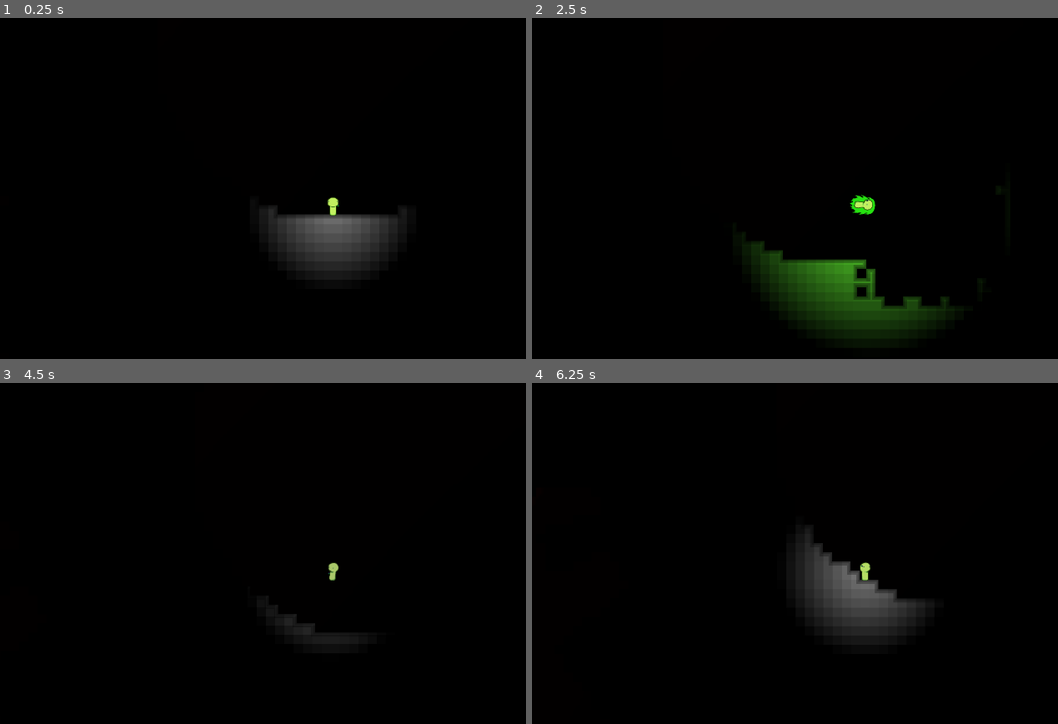
Above: before the commit, frames 1-4 (two rows, left to right).
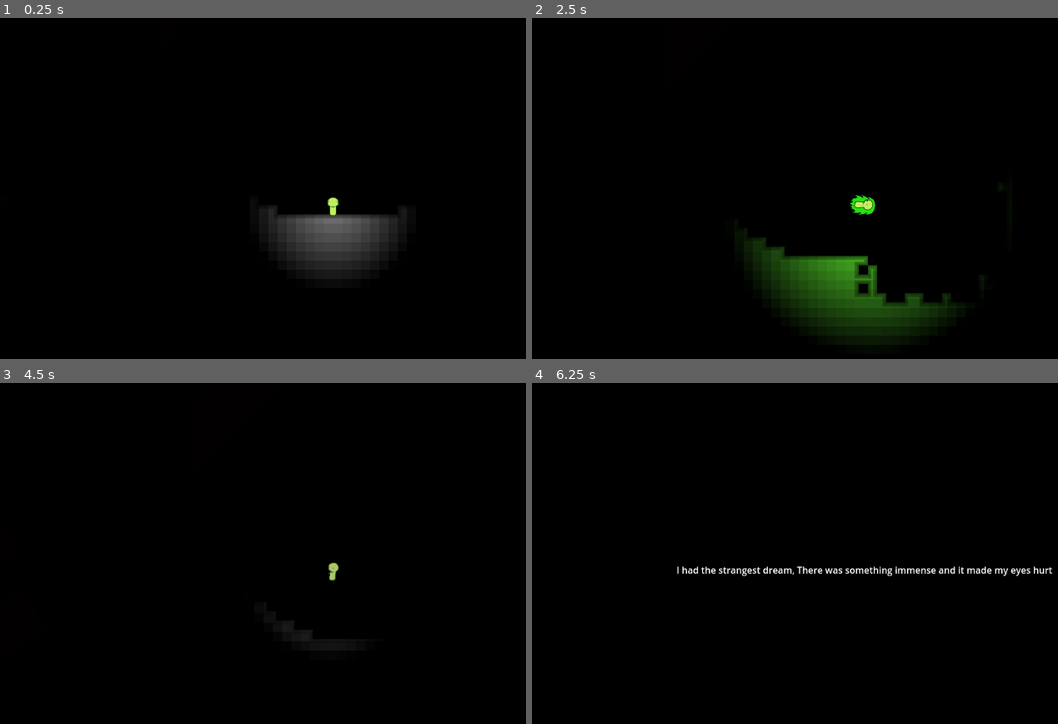
Above: after the commit, the same moments.

Repository: trurohawkins/cave
Game: Godot game, scene res://Scene/world.tscn
The game is run twice, just before and just after one commit, with the same random seed, the same clock (stepped at 60 frames per second) and the same inputs.
Inputs (mouse positions are in pixels of both pictures, inside the frame that each line leads up to):
- Up to frame 1 (0.25 s): no input
- Up to frame 2 (2.5 s): tap Enter (energize) at 0.5 s; move the mouse to (1010, 185) at 0.52 s; hold D (move_right) 0.53-1.28 s; tap Down (aim_down) at 0.6 s; click (1010, 185) at 0.67 s; move the mouse to (731, 222) at 1.27 s; hold S (move_down) 1.28-2.03 s; tap Left (aim_left) at 1.35 s; move the mouse to (931, 123) at 2.02 s; hold D (move_right) from 2.03 s (still down); hold Right (aim_right) from 2.03 s (still down)
- Up to frame 3 (4.5 s): move the mouse to (299, 645) at 2.77 s; release D (move_right) at 2.78 s; release Right (aim_right) at 2.78 s; hold W (move_up) 2.78-3.53 s; tap Up (aim_up) at 2.85 s; click (299, 645) at 2.92 s; move the mouse to (outside the picture) at 3.52 s; hold A (move_left) from 3.53 s (still down); tap Enter (energize) at 3.6 s; tap Space (shoot) at 4.25, 4.35 s; move the mouse to (131, 512) at 4.27 s
- Up to frame 4 (6.25 s): move the mouse to (900, 570) at 5.02 s; release A (move_left) at 5.03 s; hold S (move_down) 5.03-5.78 s; tap Down (aim_down) at 5.1 s; click (900, 570) at 5.17 s; move the mouse to (763, 475) at 5.77 s; hold D (move_right) from 5.78 s (still down); tap Left (aim_left) at 5.85 s

The runs differ from the first frame. In frame 1, less than 0.1% of the frame differs, in the area x 64-65%, y 54-56%; in frame 2, 0.9%; in frame 3, 0.1%; in frame 4, 4.7%, in the area x 27-99%, y 42-75%.

Commit message:
locks to ground consistently and stop acclerating if something is in their way

Diff:
--- a/Scene/player.tscn
+++ b/Scene/player.tscn
@@ -316,7 +316,7 @@
 staggerPower = 5.0
 invincibleTime = 5.0
 walkGAccel = 600
-walkGrav = 25000
+walkGrav = 45000
 blastScene = ExtResource("2_p6qlh")
 gunScene = ExtResource("3_2sw5t")
 rotSpeed = 5.0
@@ -331,8 +331,13 @@
 scale = Vector2(0.5, 0.5)
 texture = ExtResource("4_p6qlh")
 
-[node name="RayCast2D" type="RayCast2D" parent="."]
-target_position = Vector2(0, 48)
+[node name="GroundCheck" type="RayCast2D" parent="."]
+position = Vector2(0, 18)
+target_position = Vector2(0, 20)
+
+[node name="ForwardCheck" type="RayCast2D" parent="."]
+position = Vector2(0, 18)
+target_position = Vector2(24, 0)
 
 [node name="energySprite" type="Sprite2D" parent="."]
 visible = false
@@ -345,7 +350,7 @@
 material = SubResource("ShaderMaterial_2sw5t")
 position = Vector2(0, 5)
 sprite_frames = SubResource("SpriteFrames_eqmt2")
-animation = &"hurt"
+animation = &"idle_front"
 speed_scale = 2.0
 flip_h = true
 
--- a/Scripts/player.gd
+++ b/Scripts/player.gd
@@ -33,7 +33,8 @@
 #@onready var energySprite = $deetSprite
 @onready var energySprite = $energySprite
 @onready var thrustSprite = $thrustSprite
-@onready var groundCheck = $RayCast2D
+@onready var groundCheck = $GroundCheck
+@onready var forwardCheck = $ForwardCheck
 @onready var bodySprite: AnimatedSprite2D = $BodySprite
 @onready var clean = $Cleaner
 
@@ -192,6 +193,11 @@
 
 func walk(delta: float):
 	if groundCheck.is_colliding():
+		var colPoint : Vector2 = groundCheck.get_collision_point()
+		var dist = colPoint.distance_to(global_position)
+		if dist > 33:
+			var diff = dist - 33
+			global_position.y += diff
 		grounded = true
 		var normal: Vector2 = groundCheck.get_collision_normal()
 		rotation = normal.angle() + deg_to_rad(90)
@@ -236,6 +242,7 @@
 			bodySprite.flip_h = false
 		if !(Input.is_action_pressed("move_left") || Input.is_action_pressed("move_right")):
 			dir = 0
+		forwardCheck.target_position = Vector2(24 * dir, 0)
 		if dir != 0:
 			if curDir != dir:
 				curWalk = 0
@@ -251,6 +258,9 @@
 		var move = Vector2(curDir, 0)
 		move = move.rotated(rotation)
 		walkDir = move * delta * walkSpeed
+	if forwardCheck.is_colliding():
+		walkDir = Vector2(0,0)
+		curWalk = 0
 	var grav = Vector2.DOWN.rotated(cam.rotation) * delta * curGrav
 	#print(str(grav) + " " + str(jump))
 	velocity = walkDir + jump + grav
